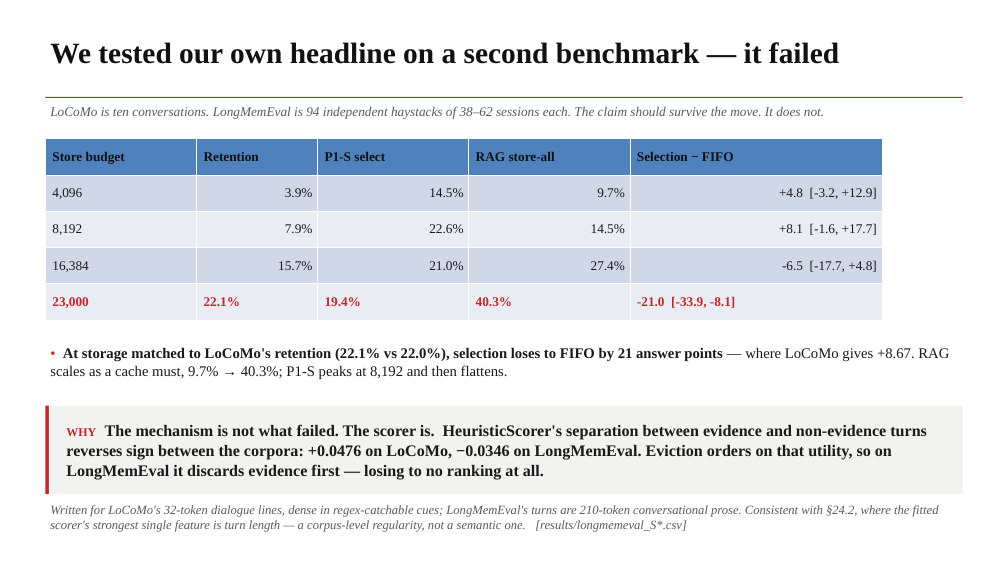
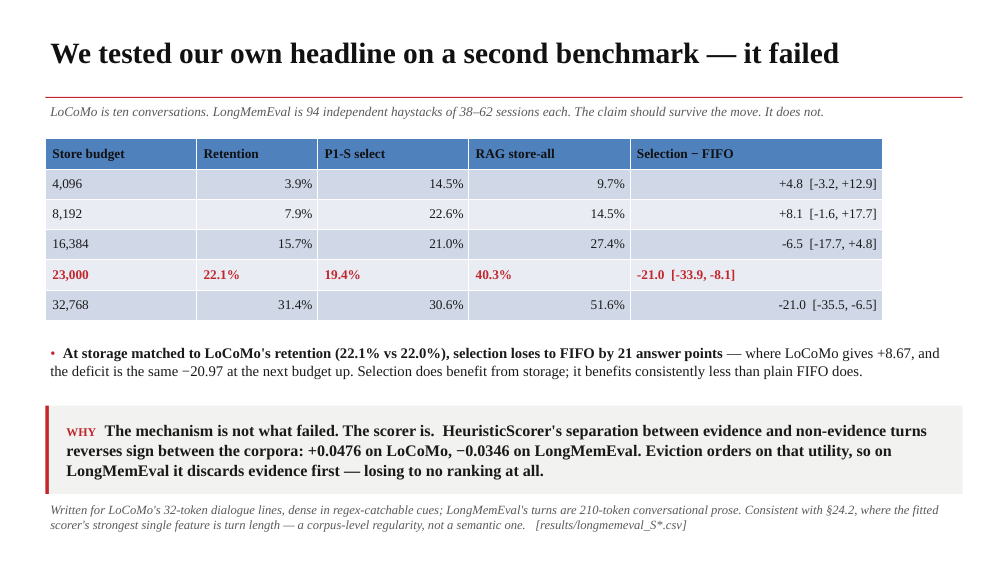
Before and after one commit to ruthme1ster/MemGate, a slide deck: slide 18 of MemGate_Capstone_Review2_NMIMS.pptx. Drawn at 1008x567 pixels with LibreOffice and Linux fonts; fonts in the diff are those of the drawing. Boxes give left, top, right and bottom in pixels: in the first picture for what was removed or moved away, otherwise in the second. Text is boxed around its words. In the diff, an @@ line names an element or a change of style, - is before the commit and + after.

```diff
--- a/MemGate_Capstone_Review2_NMIMS.pptx
+++ b/MemGate_Capstone_Review2_NMIMS.pptx
@@ table at (45, 139, 882, 320) @@
+row 6: 32,768 | 31.4% | 30.6% | 51.6% | -21.0 [-35.5, -6.5]
@@ text at (50, 347, 939, 379): text changed @@
-• At storage matched to LoCoMo's retention (22.1% vs 22.0%), selection loses to FIFO by 21 answer points — where LoCoMo gives +8.67. RAG scales as a cache must, 9.7% → 40.3%; P1-S peaks at 8,192 and then flattens.
+• At storage matched to LoCoMo's retention (22.1% vs 22.0%), selection loses to FIFO by 21 answer points — where LoCoMo gives +8.67, and the deficit is the same −20.97 at the next budget up. Selection does benefit from storage; it benefits consistently less than plain FIFO does.
```
Also in this commit, not shown: 7 other files.
